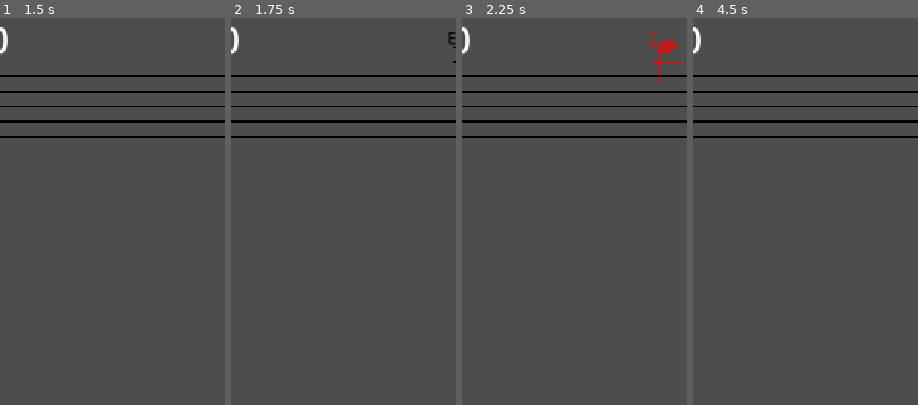
Above: before the commit, frames 1-4 (left to right).
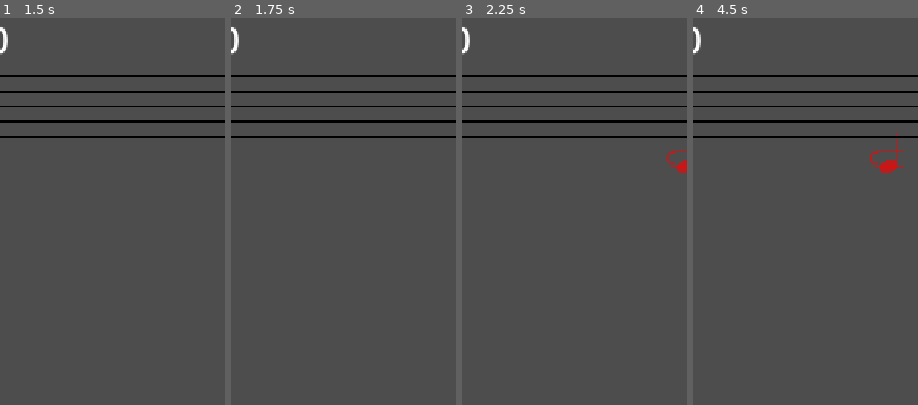
Above: after the commit, the same moments.

Repository: ethanwhall389/note-read
Game: Godot game, scene res://scenes/levels/level01.tscn
The game is run twice, just before and just after one commit, with the same random seed, the same clock (stepped at 60 frames per second) and the same inputs. The project has no main scene, so this scene is started directly.
Inputs (mouse positions are % of the whole screen's width and height, from its top left):
- Up to frame 1 (1.5 s): click (19, 70) at 0.5 s; click (48, 70) at 1.25 s
- Up to frame 2 (1.75 s): no input
- Up to frame 3 (2.25 s): click (77, 70) at 2 s
- Up to frame 4 (4.5 s): click (19, 83) at 2.75 s; click (48, 83) at 3.5 s; click (77, 83) at 4.25 s
The pictures show only the part of the screen within x 50-100%, y 0-50%; the shares and areas given below are measured in that part.

Frame 1 is identical in both runs. In frame 2, less than 0.1% of the frame differs, in the area x 96-100%, y 3-12%; in frame 3, 0.6%, in the area x 83-100%, y 3-41%; in frame 4, 0.4%.
Error in both runs: Invalid access of index '0' on a base object of type: 'Array'. (res://systems/gameplay_controller.gd:26)

Commit message:
add difficulty levels

Diff:
--- a/note-read/autoload/game_manager.gd
+++ b/note-read/autoload/game_manager.gd
@@ -1,13 +1,17 @@
 extends Node
 
-var current_level = 3
+var current_level = 1
+var current_difficulty = "advanced"
+
+var default_note_speed: float = 90.0
+var default_spawn_speed: float = 2.0
 
 const Staff_Line_Height = 12.0
 
 var score = 0
 
 const Levels = {
-	1: [{"note": "C1"}, {"note": "D1"}, {"note": "E1"}, {"note": "F1"}, {"note": "G1"}, {"emphasis_indexes": [1]}],
+	1: [{"note": "C1"}, {"note": "G1"}, {"emphasis_indexes": [1]}],
 	2: [{"note": "G1"}, {"note": "C2"}, {"note": "B1"}, {"emphasis": ["B1"]}],
 	#level 3 for testing all notes
 	3: [{"note": "C1"}, {"note": "D1"}, {"note": "E1"}, {"note": "F1"}, {"note": "G1"}, {"note": "A1"}, {"note": "B1"}, {" …(233 unchanged characters)…
@@ -15,8 +19,8 @@
 	5: [{"note": "G3"}, {"note": "A3"}, {"emphasis_indexes": [1]}],
 }
 
-const Difficulty_Level = {
-	"beginner": 10,
-	"intermediate": 30,
-	"advanced": 60
+const Difficulty_Levels = {
+	"beginner": 1.0,
+	"intermediate": 1.5,
+	"advanced": 2.0
 }
--- a/note-read/entities/note.gd
+++ b/note-read/entities/note.gd
@@ -1,14 +1,15 @@
 extends CharacterBody2D
 
 var is_destroyed = false
-const SPEED = 100.0
+var difficulty_multiplier = GameManager.Difficulty_Levels[GameManager.current_difficulty]
+var speed = GameManager.default_note_speed * difficulty_multiplier
 
 signal note_destroyed(note: Node2D)
 
 
 
 func _physics_process(delta: float) -> void:
-	velocity.x = -SPEED
+	velocity.x = -speed
 	move_and_slide()
 
 func setup(note_data: Dictionary) -> void:
--- a/note-read/scenes/levels/level01.tscn
+++ b/note-read/scenes/levels/level01.tscn
@@ -16,7 +16,7 @@
 spawn_point = NodePath("../Staff/SpawnPoint")
 
 [node name="Timer" type="Timer" parent="Spawner" unique_id=1694116599]
-wait_time = 1.5
+wait_time = 2.0
 autostart = true
 
 [node name="Staff" parent="." unique_id=210088103 instance=ExtResource("1_g0jr5")]
--- a/note-read/systems/spawner.gd
+++ b/note-read/systems/spawner.gd
@@ -5,6 +5,11 @@
 
 var level_notes = []
 var emphasis_indexes = []
+
+var difficulty_multiplier = GameManager.Difficulty_Levels[GameManager.current_difficulty]
+var timer_wait_time: float = GameManager.default_spawn_speed #/ difficulty_multiplier
+
+@onready var spawn_timer: Timer = $Timer
 
 @onready var note_scene = preload("res://entities/note.tscn")
 
@@ -15,6 +20,9 @@
 
 func _ready() -> void:
 	get_notes_for_level()
+	print("timer wait ", timer_wait_time)
+	print(spawn_timer)
+	spawn_timer.set_wait_time(timer_wait_time)
 
 
 
@@ -28,6 +36,8 @@
 			keys.append(item["note"])
 		elif item.has("emphasis_indexes"):
 			emphasis_indexes = item["emphasis_indexes"]
+
+	print("emphasis_indexes: ", emphasis_indexes)
 
 	#map the notes
 
